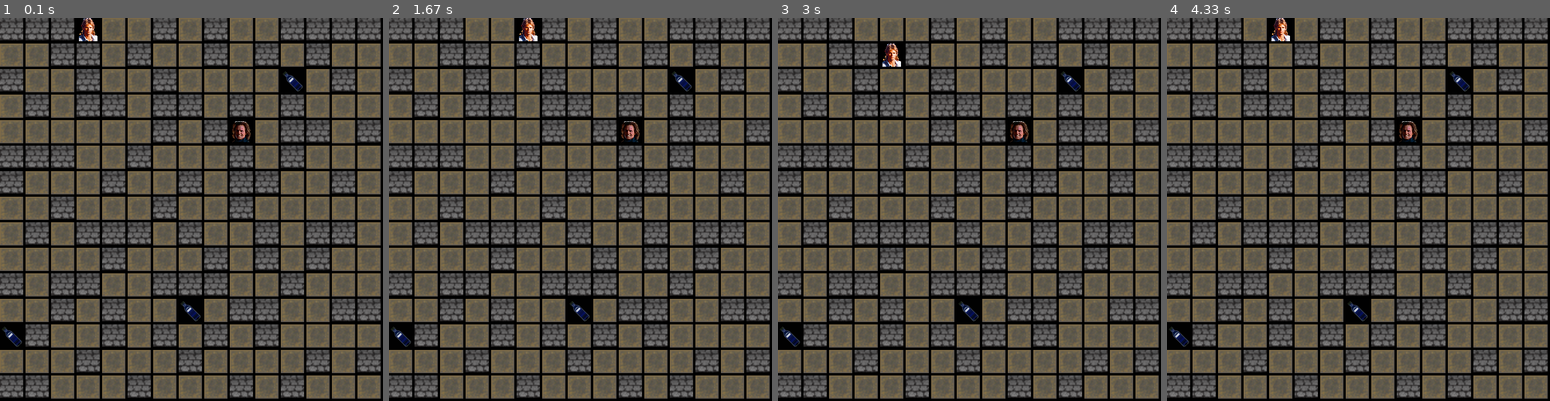
Above: before the commit, frames 1-4 (left to right).
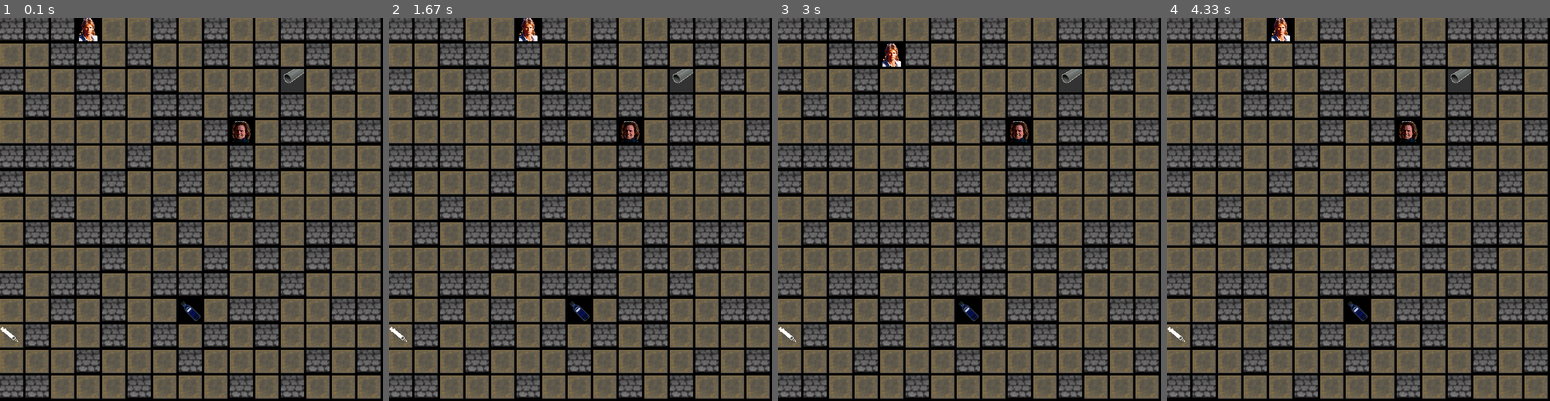
Above: after the commit, the same moments.

Repository: DenisLamalis/cours-python
Game: pygame game, started from environments/oc-p3/main.py
The game is run twice, just before and just after one commit, with the same random seed, the same clock (stepped at 60 frames per second) and the same inputs.
Inputs:
- Up to frame 1 (0.1 s): no input
- Up to frame 2 (1.67 s): hold Right 0.33-0.8 s; hold Up 0.83-1.13 s; hold Right 1.17-1.63 s
- Up to frame 3 (3 s): hold Left 1.67-2.22 s; hold Down 2.25-2.98 s
- Up to frame 4 (4.33 s): hold Up from 3.92 s (still down)

The runs differ from the first frame. In frame 1, 0.7% of the frame differs, in the area x 0-80%, y 13-87%; in frame 2, 0.7%; in frame 3, 0.7%; in frame 4, 0.7%.

Commit message:
oc-p3 in progress

Diff:
--- a/environments/oc-p3/draw_maze.py
+++ b/environments/oc-p3/draw_maze.py
@@ -8,20 +8,24 @@
 
 class MazeScreen:
     """ """
-    def __init__(self, paths, walls, start, goal, items):
+    def __init__(self, paths, walls, start, goal, item1, item2, item3):
         # pygame.init()
         self.window = pygame.display.set_mode((660, 660))
         self.paths = paths
         self.walls = walls
         self.start = start
         self.goal = goal
-        self.items = items
+        self.item1 = item1
+        self.item2 = item2
+        self.item3 = item3
 
         self.screen_paths()
         self.screen_walls()
         self.screen_start()
         self.screen_goal()
-        self.screen_items()
+        self.screen_item1()
+        self.screen_item2()
+        self.screen_item3()
         # self.display_mac()
         # self.move_mac(self.position_perso)
 
@@ -83,9 +87,33 @@
 
         pygame.display.flip()
 
-    def screen_items(self):
-        a_items = list(self.items)
+    def screen_item1(self):
+        a_items = list(self.item1)
         self.image = pygame.image.load('images/ether.png').convert()
+        i = 0
+        for item in a_items:
+            pos = list(a_items)[i]
+            pos_x = pos.y * 44
+            pos_y = pos.x * 44
+            self.window.blit(self.image, (pos_x, pos_y))
+            i = i + 1
+        pygame.display.flip()
+
+    def screen_item2(self):
+        a_items = list(self.item2)
+        self.image = pygame.image.load('images/seringue.png').convert()
+        i = 0
+        for item in a_items:
+            pos = list(a_items)[i]
+            pos_x = pos.y * 44
+            pos_y = pos.x * 44
+            self.window.blit(self.image, (pos_x, pos_y))
+            i = i + 1
+        pygame.display.flip()
+
+    def screen_item3(self):
+        a_items = list(self.item3)
+        self.image = pygame.image.load('images/tube_plastique.png').convert()
         i = 0
         for item in a_items:
             pos = list(a_items)[i]
--- a/environments/oc-p3/main.py
+++ b/environments/oc-p3/main.py
@@ -20,7 +20,7 @@
         self.mg = MacGyver(self.m)
 
         # display the maze with pygame
-        MazeScreen(self.m.paths, self.m.walls, self.m.start, self.m.goal, self.m.items)
+        MazeScreen(self.m.paths, self.m.walls, self.m.start, self.m.goal, self.m.item1, self.m.item2, self.m.item3)
 
         self.start = self.m.start
         self.display_mac()
--- a/environments/oc-p3/maze.py
+++ b/environments/oc-p3/maze.py
@@ -12,7 +12,7 @@
         self.walls = set()
         self.start = set()
         self.goal = set()
-        self.items = set()
+        # self.items = set()
         self.item1 = set()
         self.item2 = set()
         self.item3 = set()
@@ -50,8 +50,8 @@
         self.item1.add(list(items_object)[0])
         self.item2.add(list(items_object)[1])
         self.item3.add(list(items_object)[2])
-        for item in items_object:
-            self.items.add(item)
+        # for item in items_object:
+        #     self.items.add(item)
 
     def is_valid_cell(self, position):
         """ Return if a cell is valid or not. """
@@ -63,8 +63,12 @@
             print('it is the start')
         elif cell_pos in self.goal:
             print('it is the goal')
-        elif cell_pos in self.items:
-            print('there are a item')
+        elif cell_pos in self.item1:
+            print('there are a item1')
+        elif cell_pos in self.item2:
+            print('there are a item2')
+        elif cell_pos in self.item3:
+            print('there are a item3')
         else:
             print('nothing special')
 
@@ -98,7 +102,9 @@
 
     # print(f'The start is in this positions : {maze.start}\n')
     # print(f'The goal is in this positions : {maze.goal}\n')
-    print(f'The items are in this positions : {maze.items}\n')
+    # print(f'The item1 are in this positions : {maze.item1}\n')
+    # print(f'The item2 are in this positions : {maze.item2}\n')
+    # print(f'The item3 are in this positions : {maze.item3}\n')
 
     # print('\n')
     #####
Binary file changed: environments/oc-p3/images/seringue.png
Binary file changed: environments/oc-p3/images/tube_plastique.png
